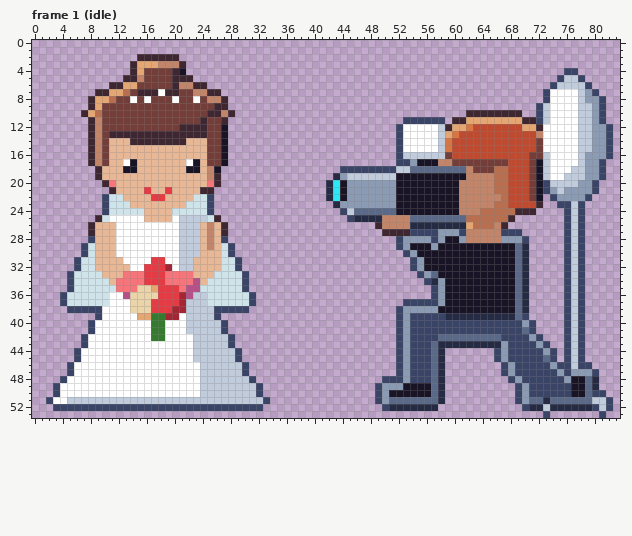
A pixel-art file gets an edit: art/hood-markets/wedding-shoot@75.aseprite. Above, as it was before the edit.
84x54 pixels, 4 frames. Shown: frame 1 (idle). The commit also changed other frames, which this record leaves out.
Now the later version:
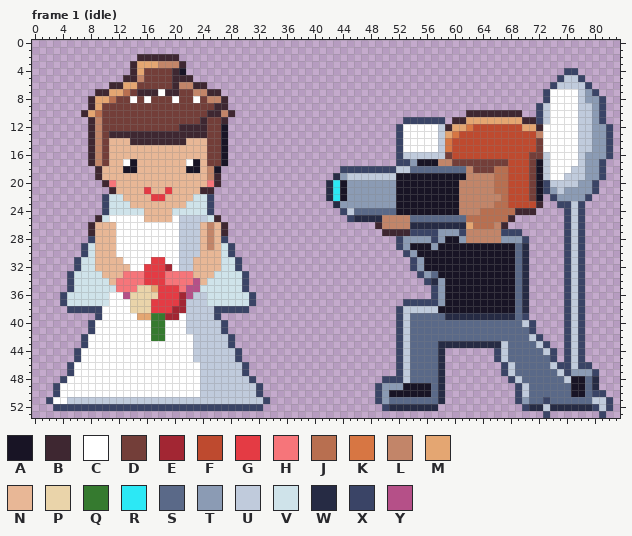
Palette (. is transparent): A #181425  B #3e2731  C #ffffff  D #733e39  E #a22633  F #be4a2f  G #e43b44  H #f6757a  J #b86f50  K #d77643  L #c28569  M #e4a672  N #e8b796  P #ead4aa  Q #357a2f  R #2ce8f5  S #5a6988  T #8b9bb4  U #c0cbdc  V #cfe3ea  W #262b44  X #3a4466  Y #b55088
What changed:
{"where": "frame 1 (idle)"}
{"frame":1,"y":38,"x":53,"old":"TTTTT","new":"UUUUU"}
{"frame":1,"y":39,"x":53,"old":"TXXXXX","new":"USSSSS"}
{"frame":1,"y":40,"x":53,"old":"TXXXXXXXXXXXXXXXXT","new":"USSSSSSSSSSSSSSSSU"}
{"frame":1,"y":41,"x":53,"old":"TXXXXXXXXXXXXXXXX","new":"USSSSSSSSSSSSSSSS"}
{"frame":1,"y":42,"x":53,"old":"TXXXX","new":"USSSS"}
{"frame":1,"y":42,"x":67,"old":"XXXXT","new":"SSSSU"}
{"frame":1,"y":43,"x":53,"old":"TXXX","new":"USSS"}
{"frame":1,"y":43,"x":67,"old":"TXXXXT","new":"USSSSU"}
{"frame":1,"y":44,"x":53,"old":"TXXX","new":"USSS"}
{"frame":1,"y":44,"x":67,"old":"TXXXXXT","new":"USSSSSU"}
{"frame":1,"y":45,"x":53,"old":"TXXX","new":"USSS"}
{"frame":1,"y":45,"x":67,"old":"TXXXXX","new":"USSSSS"}
{"frame":1,"y":46,"x":53,"old":"TXXX","new":"USSS"}
{"frame":1,"y":46,"x":68,"old":"TXXXXXT","new":"USSSSSU"}
{"frame":1,"y":47,"x":53,"old":"TXXX","new":"USSS"}
{"frame":1,"y":47,"x":68,"old":"TXXXXXXT","new":"USSSSSSU"}
{"frame":1,"y":48,"x":53,"old":"TXXX","new":"USSS"}
{"frame":1,"y":48,"x":69,"old":"TXXXXXXT","new":"USSSSSSU"}
{"frame":1,"y":49,"x":70,"old":"TXXXXXX","new":"USSSSSS"}
{"frame":1,"y":50,"x":70,"old":"TXXXXXX","new":"USSSSSS"}
{"frame":1,"y":51,"x":73,"old":"W","new":"X"}
{"label":"changed","picture_box":[403,306,571,404]}
